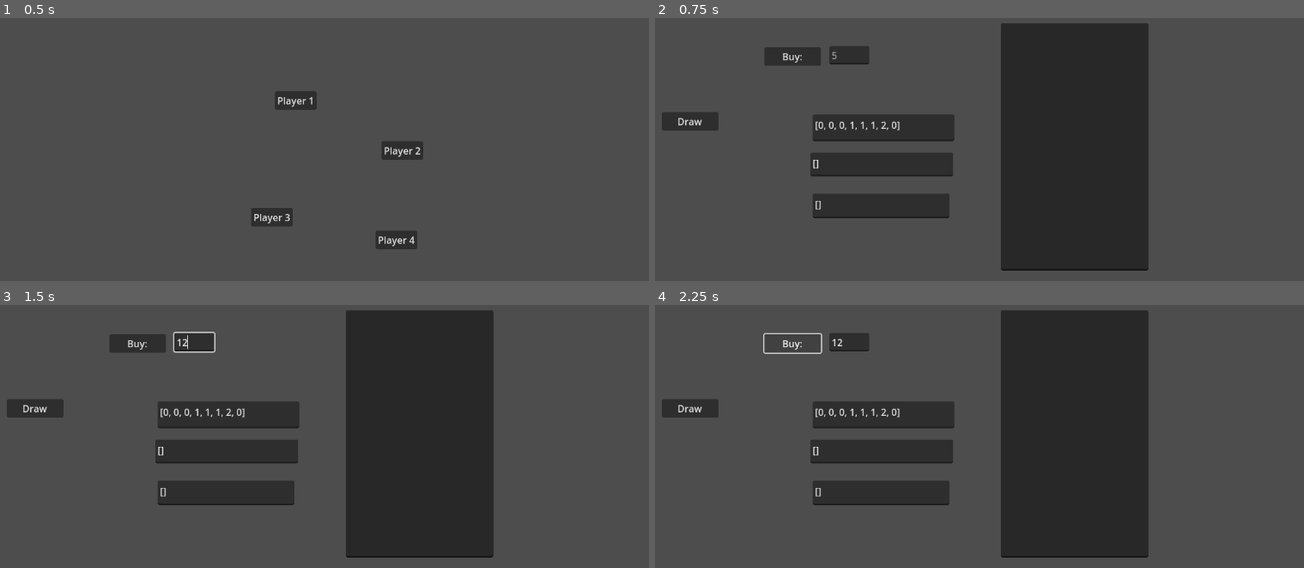
Above: before the commit, frames 1-4 (two rows, left to right).
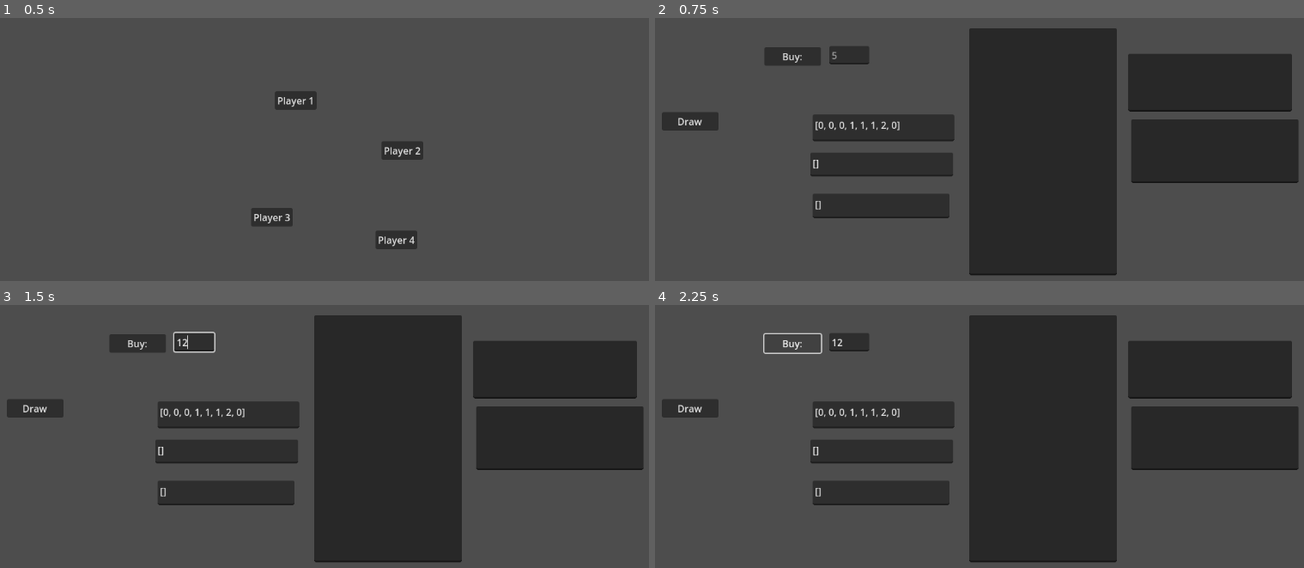
Above: after the commit, the same moments.

Repository: AdminL3/El-Dorado-Assistent
Game: Godot game, scene res://scenes/game.tscn
The game is run twice, just before and just after one commit, with the same random seed, the same clock (stepped at 60 frames per second) and the same inputs.
Inputs (mouse positions are in pixels of both pictures, inside the frame that each line leads up to):
- Up to frame 1 (0.5 s): no input
- Up to frame 2 (0.75 s): click "Player 1" at 0.5 s
- Up to frame 3 (1.5 s): click (194, 341) at 1.27 s; type "12" at 1.35 s
- Up to frame 4 (2.25 s): click "Buy:" at 2 s

Frame 1 is identical in both runs. In frame 2, 19% of the frame differs, in the area x 48-100%, y 1-98%; in frame 3, 19%; in frame 4, 19%.

Commit message:
multiplayer vorne hinten store sharing and showcase

Diff:
--- a/scenes/game.tscn
+++ b/scenes/game.tscn
@@ -57,10 +57,24 @@
 enabled = false
 
 [node name="Display" type="TextEdit" parent="."]
-offset_left = 624.0
-offset_top = 100.0
-offset_right = 872.0
-offset_bottom = 515.0
+offset_left = 571.0
+offset_top = 108.0
+offset_right = 819.0
+offset_bottom = 523.0
+editable = false
+
+[node name="Vorne" type="TextEdit" parent="."]
+offset_left = 843.0
+offset_top = 261.0
+offset_right = 1124.0
+offset_bottom = 368.0
+editable = false
+
+[node name="Hinten" type="TextEdit" parent="."]
+offset_left = 838.0
+offset_top = 151.0
+offset_right = 1113.0
+offset_bottom = 248.0
 editable = false
 
 [node name="line" type="LineEdit" parent="."]
--- a/scripts/manager.gd
+++ b/scripts/manager.gd
@@ -259,7 +259,7 @@
 
 var peer = ENetMultiplayerPeer.new()
 
-@onready var display = $Display
+
 
 func become_host():
 	peer.create_server(8080)
@@ -269,7 +269,7 @@
 
 func _on_peer_connected(id):
 	print("Client connected with ID: %d" % id)
-	rpc_id(id, "broadcast_people", store)  # Send the store array to the newly connected client
+	rpc_id(id, "broadcast_people", store, vorne, hinten)  # Send the store array to the newly connected client
 	_update_text()
 
 func _on_peer_disconnected(id):
@@ -287,19 +287,26 @@
 
 # Linked button
 func modify_people():
-	rpc("broadcast_people", store)
-	print("New: ", store)
+	rpc("broadcast_people", store, vorne, hinten)
 	_update_text()
 
 @rpc("any_peer")
-func broadcast_people(updated_store):
+func broadcast_people(updated_store, newvorne, newhinten):
 	store = updated_store
-	print("People received and updated by client: ", store)
+	hinten = newhinten
+	vorne = newvorne
 	_update_text()
+
+
+
+@onready var display = $Display
+@onready var vornebox = $Vorne
+@onready var hintenbox = $Hinten
 
 func _update_text():
 	var text = ""
 	for i in 18:
 		text = text + str(cards[i]) + ": "+ str(store[i]) + "\n"
-
 	display.text = text
+	vornebox.text = str(vorne)
+	hintenbox.text = str(hinten)
